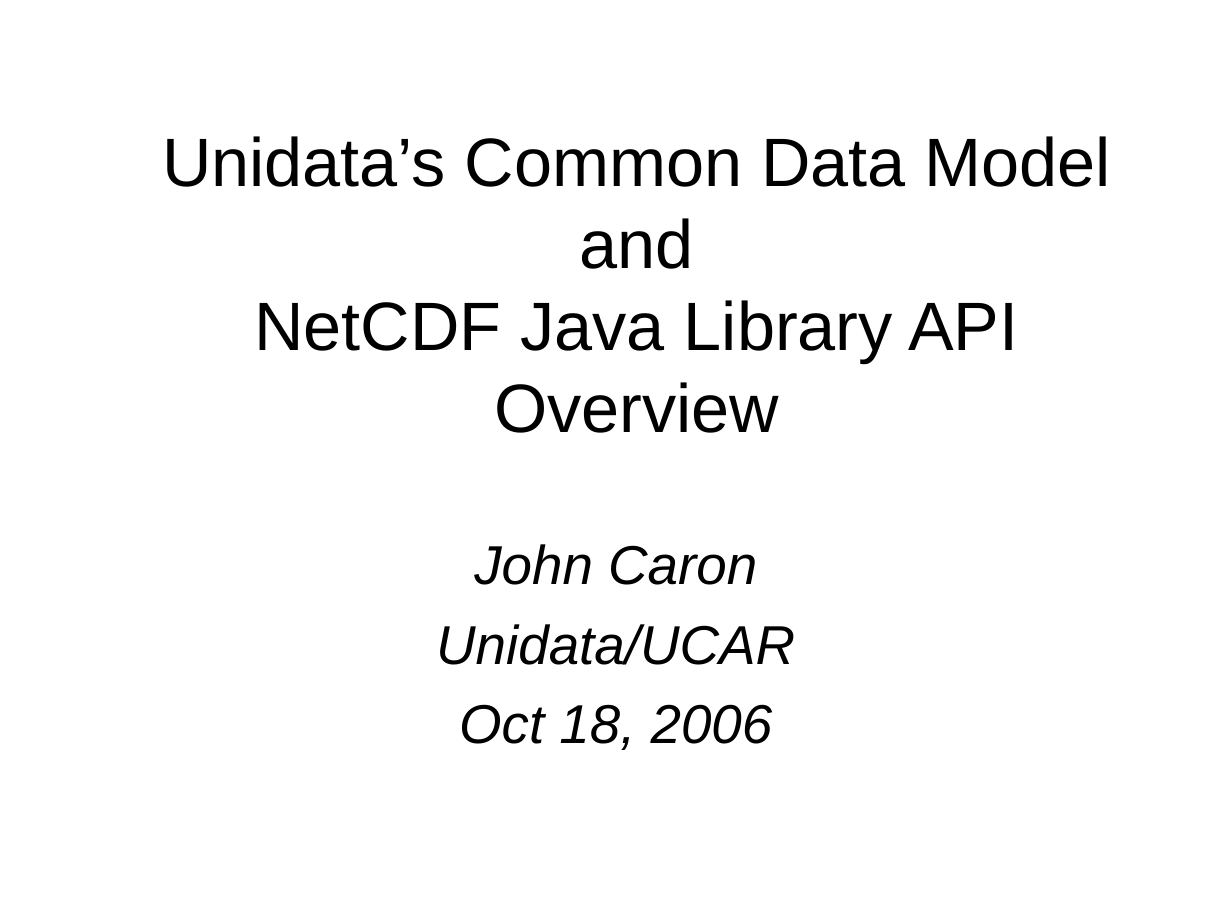
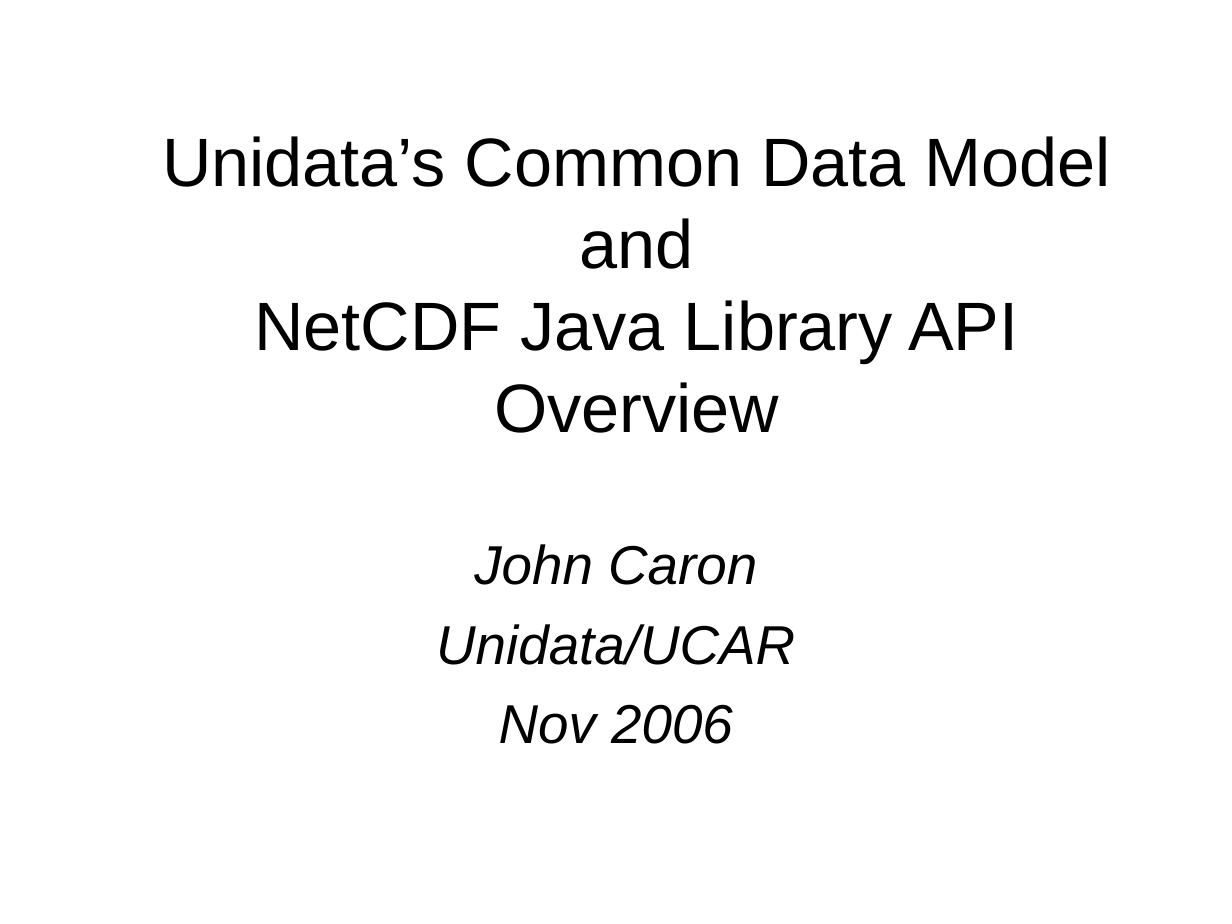
Before and after one commit to ooici-eoi/THREDDS, a slide deck: slide 1 of docs/web/netcdf-java/site/tutorial/CDMoverview.ppt. Drawn at 1232x924 pixels with LibreOffice and Linux fonts; fonts in the diff are those of the drawing; background and template pictures are left out. Boxes give left, top, right and bottom in pixels: in the first picture for what was removed or moved away, otherwise in the second. Text is boxed around its words. In the diff, an @@ line names an element or a change of style, - is before the commit and + after.

```diff
--- a/docs/web/netcdf-java/site/tutorial/CDMoverview.ppt
+++ b/docs/web/netcdf-java/site/tutorial/CDMoverview.ppt
@@ subtitle at <box>499,704,733,744</box>: text changed @@
-Oct 18, 2006
+Nov 2006
```
Also in this commit, not shown: 22 other files.
